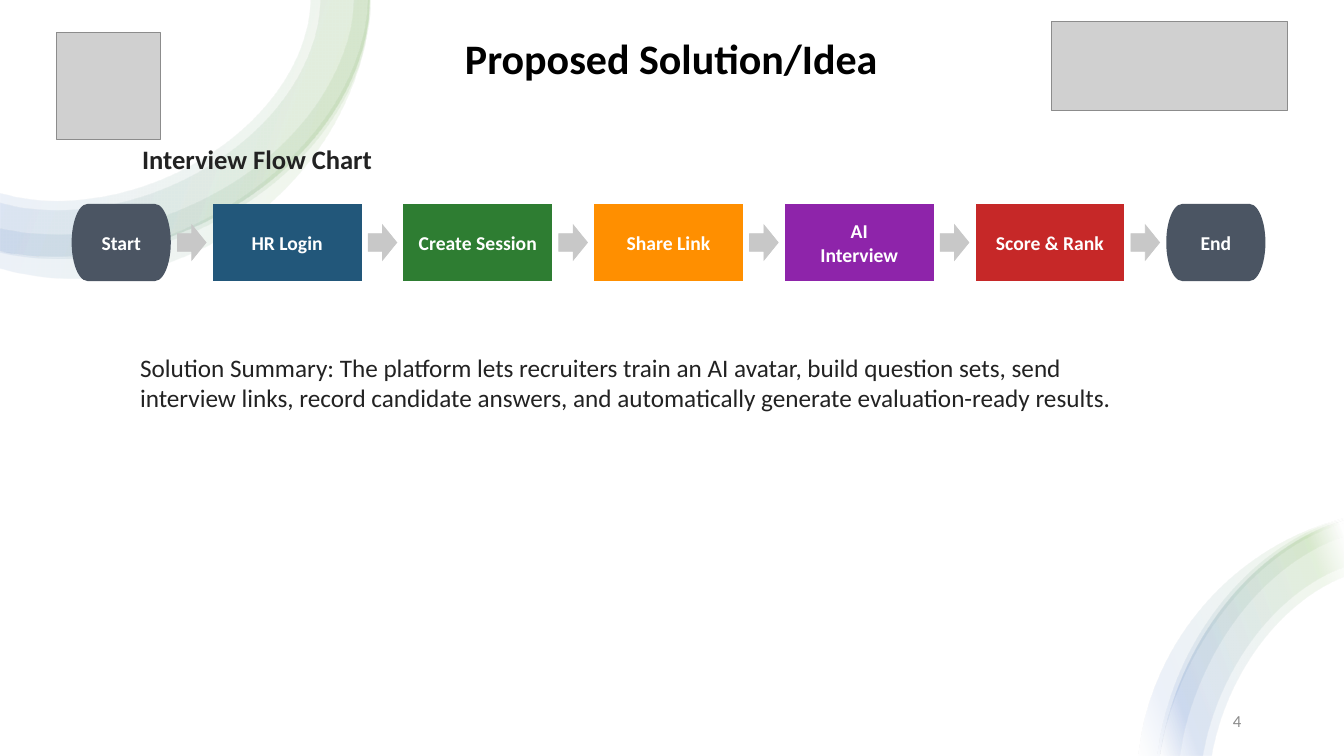
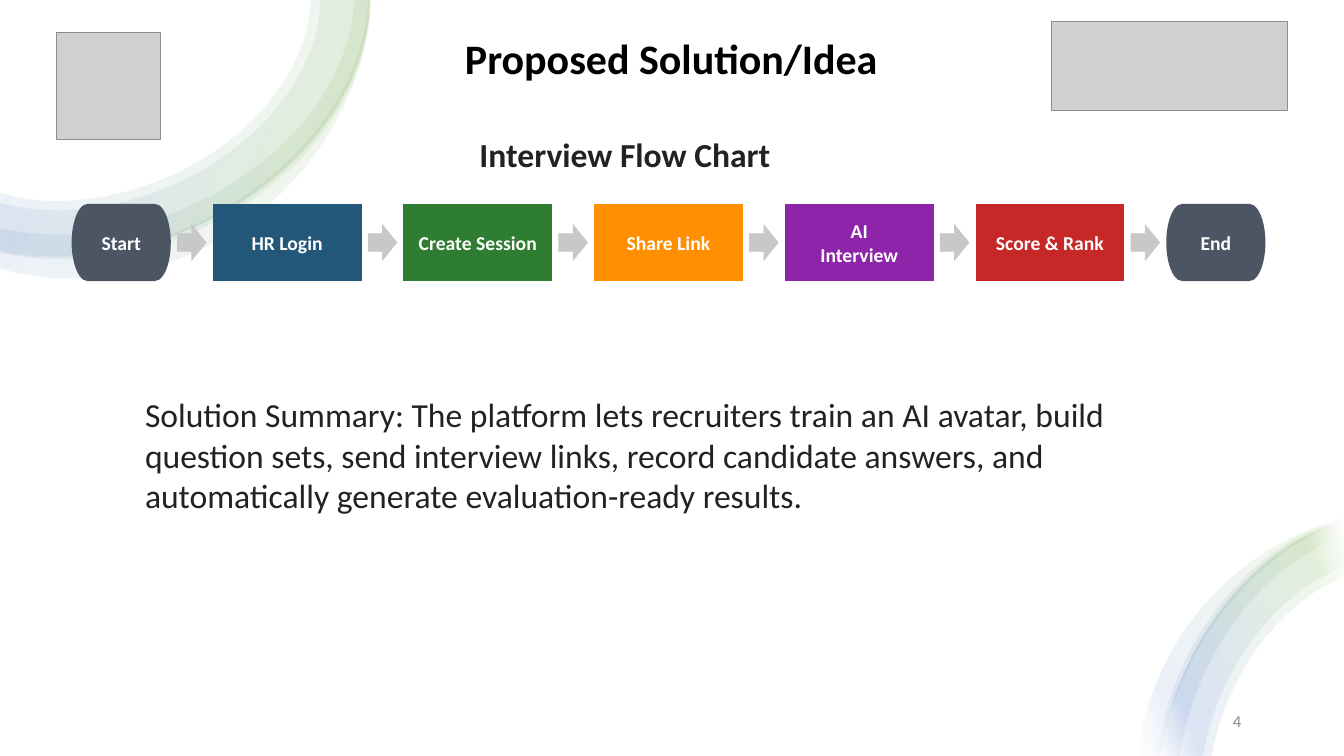
Before and after one commit to Shlokabhishek/Interview_Taker, a slide deck: slide 4 of AI_Viewers_Hackathon_Presentation_v2_symbols.pptx. Drawn at 1344x756 pixels with LibreOffice and Linux fonts; fonts in the diff are those of the drawing; grey boxes stand for pictures. Boxes give left, top, right and bottom in pixels: in the first picture for what was removed or moved away, otherwise in the second. Text is boxed around its words. In the diff, an @@ line names an element or a change of style, - is before the commit and + after.

```diff
--- a/AI_Viewers_Hackathon_Presentation_v2_symbols.pptx
+++ b/AI_Viewers_Hackathon_Presentation_v2_symbols.pptx
@@ text "Interview Flow Chart": place and size @@
-text "Interview Flow Chart" at <box>142,150,372,175</box>
+text "Interview Flow Chart" at <box>479,143,770,168</box>
@@ text "Interview Flow Chart" at <box>479,143,770,168</box>: size 19 to 24 pt @@
@@ text "Solution Summary: The platform lets ...": place and size @@
-text "Solution Summary: The platform lets ..." at <box>140,359,1110,412</box>
+text "Solution Summary: The platform lets ..." at <box>145,403,1103,514</box>
@@ text "Solution Summary: The platform lets ..." at <box>145,403,1103,514</box>: size 18 to 24 pt @@
```
Also in this commit, not shown: 5 other slides changed, 15 other files.
